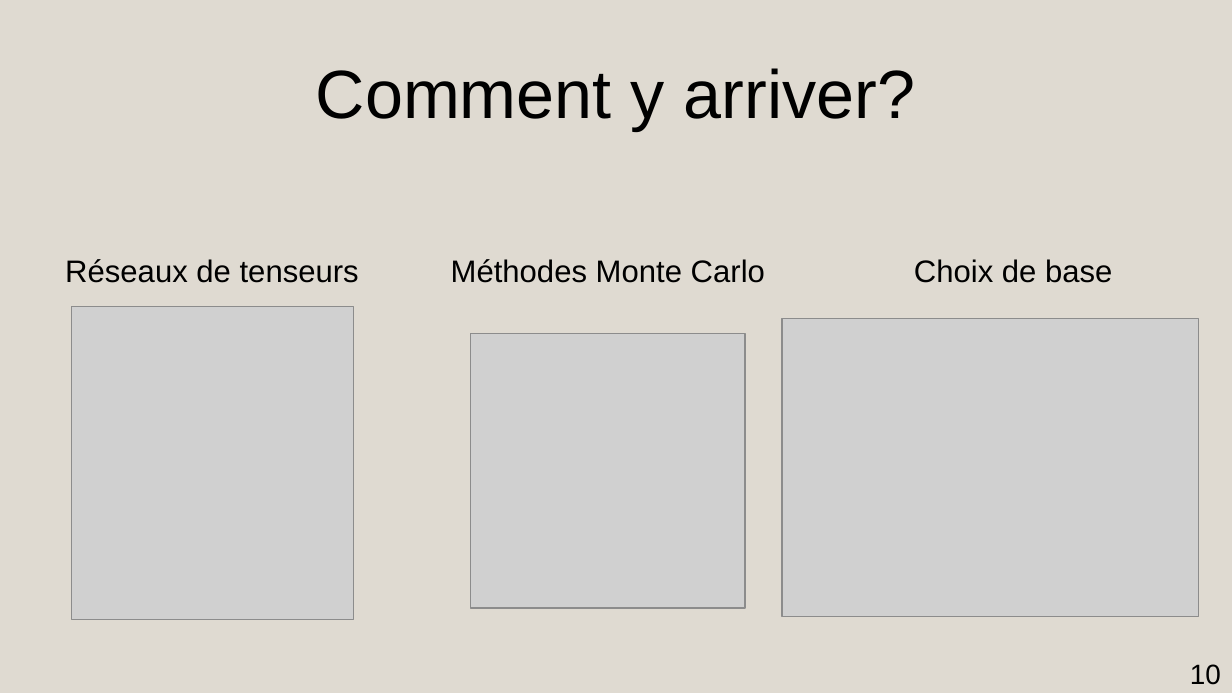
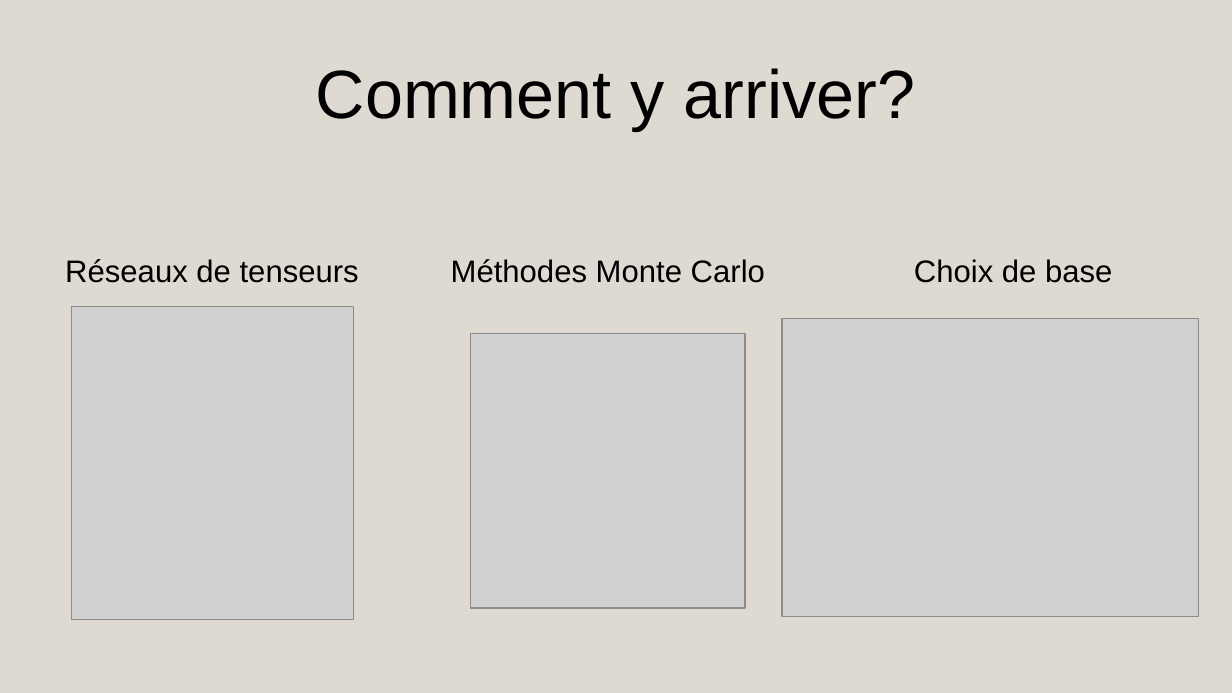
Before and after one commit to AmdaU/presentations, a slide deck: slide 10 of Seminaire/Seminaire.odp. Drawn at 1232x693 pixels with LibreOffice and Linux fonts; fonts in the diff are those of the drawing; grey boxes stand for pictures. Boxes give left, top, right and bottom in pixels: in the first picture for what was removed or moved away, otherwise in the second. Text is boxed around its words. In the diff, an @@ line names an element or a change of style, - is before the commit and + after.

```diff
--- a/Seminaire/Seminaire.odp
+++ b/Seminaire/Seminaire.odp
@@ page number removed at bbox=[1190, 664, 1221, 685] @@
-10
```
Also in this commit, not shown: 7 slides added, 1 slide removed, 7 other files.
